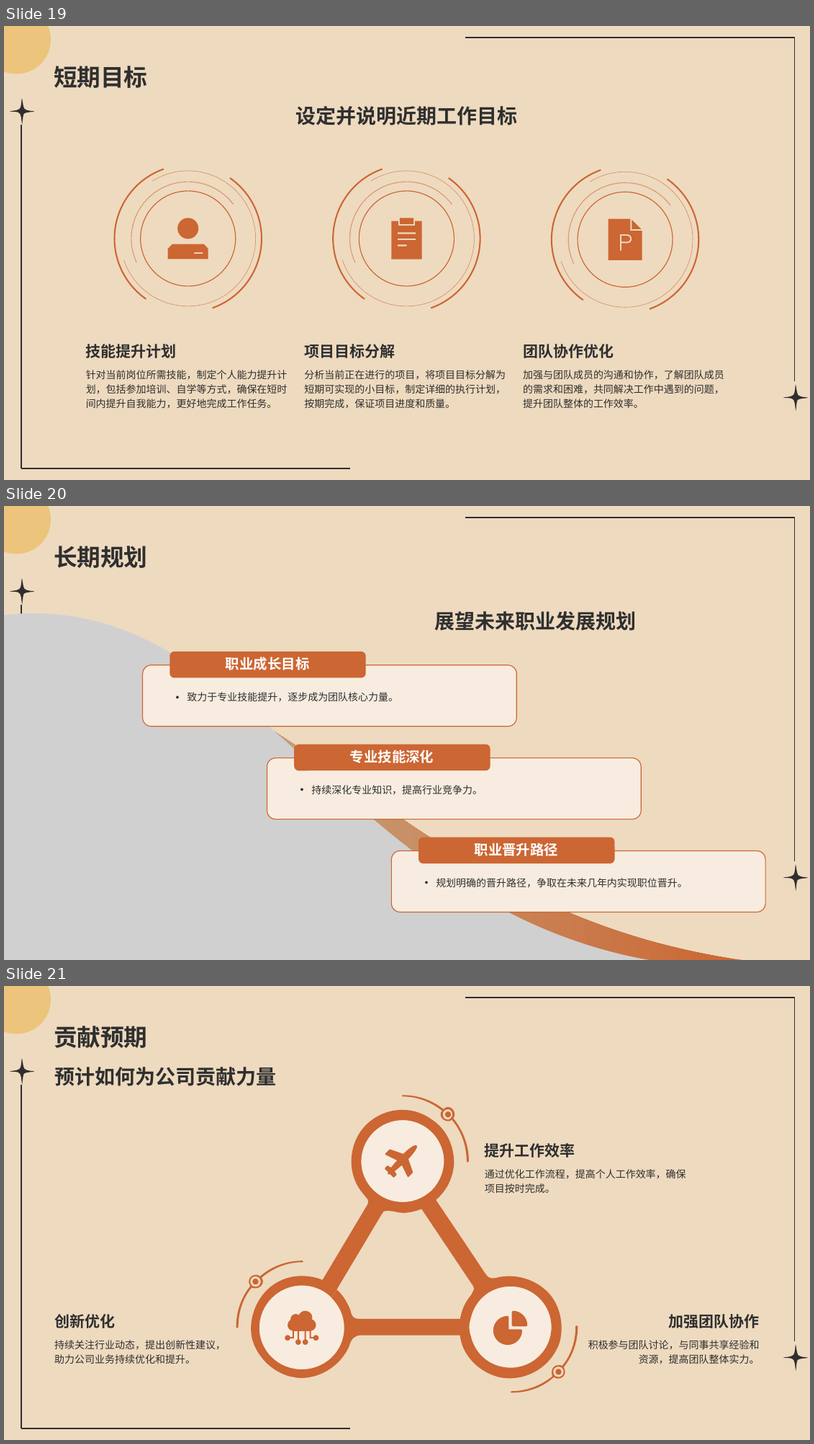
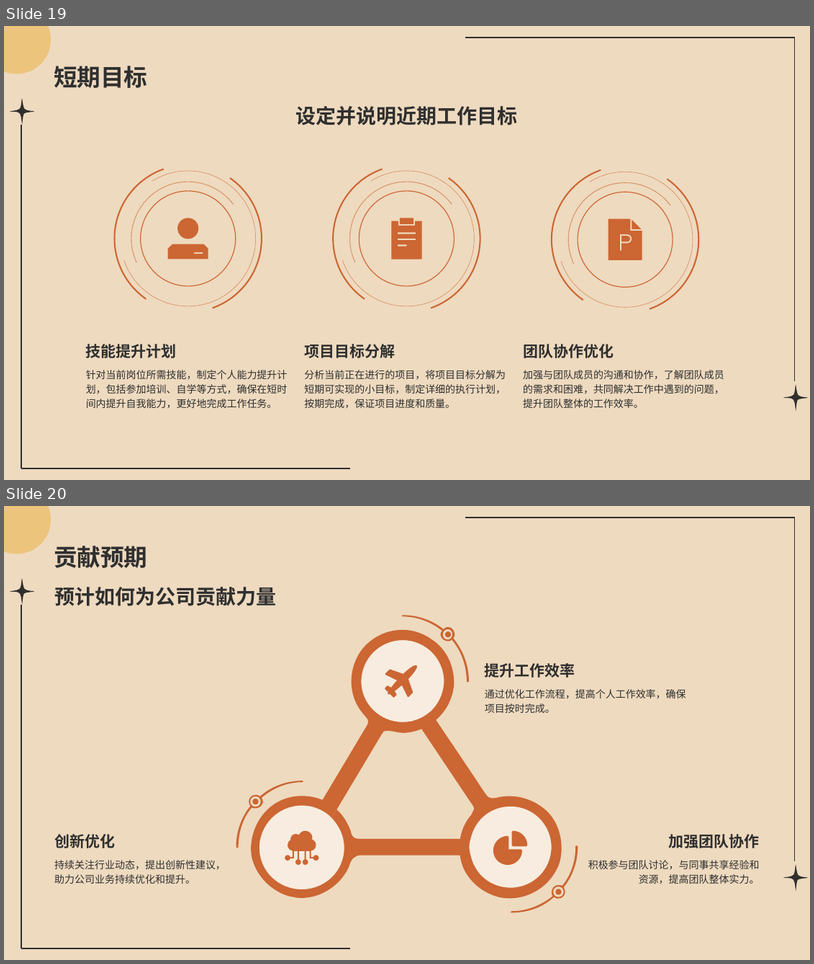
Before and after one commit to EverMind-AI/Raven, a slide deck: plugins-dist/ppt-engine/raven_ppt/assets/templates/beige_geometric_general_report.pptx. Shown one above the other, each under a label of ours: slides 19, 20 and 21 before the commit, slides 19 and 20 after it. The pictures are 814x1444 and 814x964 pixels, drawn with LibreOffice and Linux fonts; fonts in the diff are those of the drawing; grey boxes stand for pictures. Boxes give left, top, right and bottom in pixels: in the first picture for what was removed or moved away, otherwise in the second. Text is boxed around its words. In the diff, an @@ line names an element or a change of style, - is before the commit and + after.

```diff
--- a/plugins-dist/ppt-engine/raven_ppt/assets/templates/beige_geometric_general_report.pptx
+++ b/plugins-dist/ppt-engine/raven_ppt/assets/templates/beige_geometric_general_report.pptx
@@ slide 20 removed at box(4, 506, 810, 960), background #EEDABF; not listed: 8 template elements that a slide beside it also shows @@
@@ title removed at box(54, 546, 148, 568) @@
-长期规划
@@ group removed at box(4, 611, 766, 960): 6 rounded rectangles, 4 texts, 1 freeform shape, 1 picture @@
-展望未来职业发展规划
-• 致力于专业技能提升，逐步成为团队核心力量。
-职业成长目标
-• 持续深化专业知识，提高行业竞争力。
-专业技能深化
-• 规划明确的晋升路径，争取在未来几年内实现职位晋升。
-职业晋升路径
@@ what was slide 21 is now slide 20 @@
```
Also in this commit, not shown: 3 other files.
